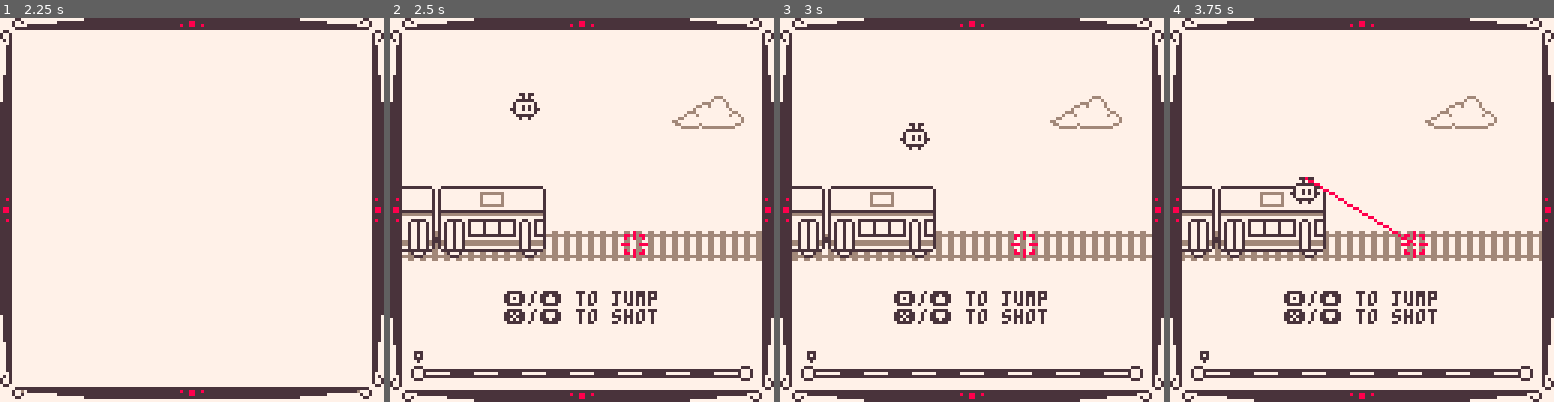
Above: before the commit, frames 1-4 (left to right).
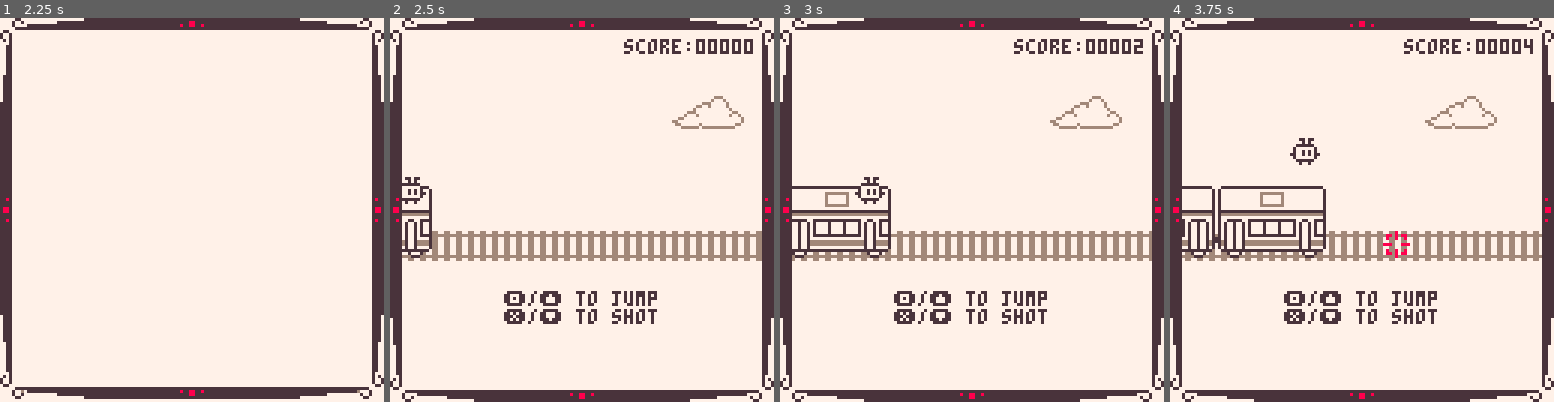
Above: after the commit, the same moments.

Repository: yurkth/BIB
Game: PICO-8 cartridge bib.p8
The game is run twice, just before and just after one commit, with the same random seed, the same clock (stepped at 60 frames per second) and the same inputs.
Inputs:
- Up to frame 1 (2.25 s): tap X (X key) at 0.33, 1.07, 1.85 s; tap O (Z key) at 0.7, 1.7, 2.1 s; hold Right 1.6-2.1 s; hold Up from 2.15 s (still down)
- Up to frame 2 (2.5 s): release Up at 2.42 s; hold Right from 2.47 s (still down)
- Up to frame 3 (3 s): keep holding Right; tap O (Z key) at 2.5, 2.9 s; tap X (X key) at 2.97 s
- Up to frame 4 (3.75 s): release Right at 3.03 s; hold Left 3.08-3.58 s; tap O (Z key) at 3.3, 3.7 s; hold Down from 3.63 s (still down)

Frame 1 is identical in both runs. In frame 2, 6.1% of the frame differs, in the area x 3-95%, y 5-95%; in frame 3, 7.2%, in the area x 3-97%, y 5-95%; in frame 4, 7.1%.

Commit message:
Updated game

Diff:
--- a/bib.p8
+++ b/bib.p8
@@ -7,9 +7,11 @@
 -- bib=13113 (jis x 0402)
 
 function _init()
+ -- set palette
  poke(0x5f15,133)
  poke(0x5f16,134)
-	poke(0x5f5c,255) -- disable btnp repeat
+ -- disable btnp repeat
+	poke(0x5f5c,255)
  scene.active(scene.title)
 end
 
@@ -83,8 +85,12 @@
 }
 
 scene.game={
+ story=0,endless=1,
  init=function()
-  step=0
+  mode=scene.game.endless
+  tx=-104
+  score=0
+  max_score=3*60 -- 60s
   speed=0
   ctime=0
   clouds={{x=124-flr(rnd(60)),y=4+flr(rnd(24))}}
@@ -94,7 +100,24 @@
   enemies={}
  end,
  update=function()
- 	printh(step..","..cnt)
+  -- score
+ 	if cnt%10==0 then
+ 	 score+=1
+ 	 if mode==scene.game.story then
+ 		 local spdx=score/max_score
+  		speed=spdx*(1-spdx)
+  		if score>max_score and tx>=124 then
+  		 printh("clear")
+  		 scene.active(scene.gameover)
+  		end
+  	else
+  	 speed=lerp(speed,2,.005)
+  	end
+ 	end
+ 	printh(score..", "..speed)
+ 	-- train animation
+  if(tx<-56) tx+=1.5
+  if(mode==scene.game.story and score>=max_score) tx+=1.5
   -- clouds
   for c in all(clouds) do
    c.x-=.25
@@ -102,11 +125,11 @@
   end
   if(cnt==0 and rnd()<.6 and #clouds<2) add(clouds,{x=124,y=4+flr(rnd(24))})
   -- jump
-  if((btnp(🅾️) or btn(⬆️)) and not shot.flag) jump.flag=true
+  if(tx==-56 and (btnp(🅾️) or btn(⬆️)) and not shot.flag) jump.flag=true
   if(jump.flag) jump.y+=jump.dy jump.dy+=1
   if(jump.dy>7) jump.flag=false jump.dy=-7
   -- shot
-  if((btnp(❎) or btn(⬇️)) and not jump.flag) shot.flag=true
+  if(tx==-56 and (btnp(❎) or btn(⬇️)) and not jump.flag) shot.flag=true
   if(shot.flag) shot.t+=1
   if(shot.t>8) shot.flag=false shot.t=0
   -- birds
@@ -121,7 +144,7 @@
   -- enemies
   for e in all(enemies) do
    e.x-=2+speed
-   if shot.t>=4 and 64<e.x and e.x<87 then
+   if shot.t>=4 and 58<e.x and e.x<81 then
     del(enemies,e)
     shot.flag=false
     shot.t=0
@@ -133,7 +156,7 @@
   end
   if ctime>0 then
    ctime-=1
-  elseif not((step==0 and cnt<60) or (step==14 and cnt>=60)) then
+  elseif not(score<6 or (mode==scene.game.story and score>=max_score-6)) then
    ctime=10+flr(rnd(40))
   	if rnd()<.5 then
     add(birds,{x=124,y=50+flr(rnd(6))})
@@ -151,39 +174,36 @@
   foreach(clouds, function(c) spr12(22,c.x,c.y,2,1) end)
   -- rail
   for i=0,10 do
-	  spr12(27,4+i*12-(cnt*(1.5+speed))%4,70)
+	  spr12(27,4+i*12-cnt*(tx==-56 and 1.5+speed or 1)%4,70)
 	 end
 	 -- train
-  spr12(40,4,56,4,2)
+  spr12(40,tx,56,4.5,2,true)
+  spr12(40,tx+54,56,4.5,2)
   -- birds
   foreach(birds, function(b) sspr(84,36+(flr(cnt/6)%2==0 and 0 or 6),12,6,b.x,b.y) end)
   -- enemies
   foreach(enemies, function(e) spr12(30+e.stype,e.x,e.y) end)
   -- player
-  sspr(73,3,10,9,40,53+jump.y)
+  sspr(73,3,10,9,tx+96,53+jump.y)
   -- shot
   if shot.flag then
    local ly=53+jump.y
    local dt=min(shot.t/3,1)
-   line(45,ly,(81-45)*dt+45,(75-ly)*dt+ly,8)
+   line(45,ly,(75-45)*dt+45,(75-ly)*dt+ly,8)
   end
   -- target
-  spr12t(26,6,5.5)
-  -- map
-  sspr(96,31,5,5,7,116)
-  sspr(96,31,5,5,116,116)
-  for i=0,12 do
-  	sspr(i%2==0 and 101 or 109,32,8,3,12+8*i,117)
-  end
-  sspr(117,32,3,4,8+(step*120+cnt+1)/1800*109,111)
-  -- step update
-  if cnt==119 then
-  	step+=1
-  	speed=-1/(7^2)*(step-7)^2+1
-  	if step>14 then
-  	 printh("clear")
-  	 scene.active(scene.gameover)
-  	end
+  if(tx==-56) spr12t(26,5.5,5.5)
+  if mode==scene.game.story then
+	  -- map
+	  sspr(96,31,5,5,7,116)
+ 	 sspr(96,31,5,5,116,116)
+	  for i=0,12 do
+	  	sspr(i%2==0 and 101 or 109,32,8,3,12+8*i,117)
+	  end
+	  sspr(117,32,3,4,8+min(score/max_score,1)*109,111)
+  else
+ 	 -- score
+	  print("score:"..pad(score,5),78,7,5)
   end
  end
 }
@@ -244,6 +264,15 @@
  return s+(e-s)*t
 end
 
+function _pad(str,len)
+ if(#str==len) return str
+ return "0".._pad(str,len-1)
+end
+
+function pad(val,len)
+ return _pad(""..val,len)
+end
+
 function iscollision(x0,y0,w0,h0,x1,y1,w1,h1)
  return not(x0>=x1+w1 or y0>=y1+h1 or x0+w0<=x1 or y0+h0<=y1)
 end
Not shown, changed: 24 lines of the sprite sheet (__gfx__) section of bib.p8
